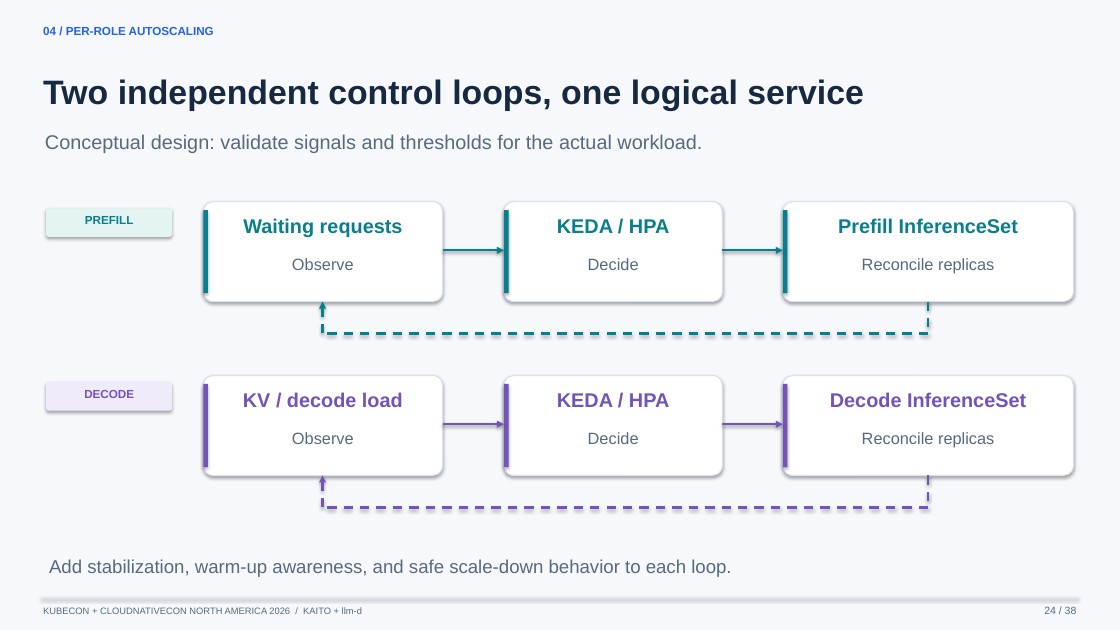
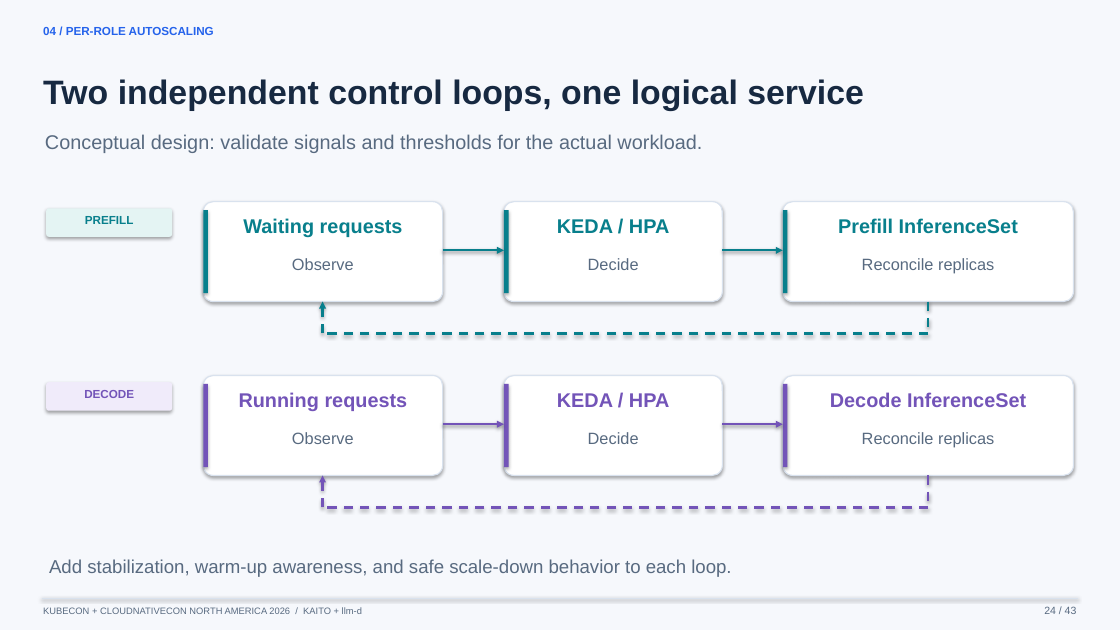
Before and after one commit to andyzhangx/demo, a slide deck: slide 24 of llm/kubecon-na-2026-pd-disaggregation.pptx. Drawn at 1120x630 pixels with LibreOffice and Linux fonts; fonts in the diff are those of the drawing. Boxes give left, top, right and bottom in pixels: in the first picture for what was removed or moved away, otherwise in the second. Text is boxed around its words. In the diff, an @@ line names an element or a change of style, - is before the commit and + after.

```diff
--- a/llm/kubecon-na-2026-pd-disaggregation.pptx
+++ b/llm/kubecon-na-2026-pd-disaggregation.pptx
@@ text at (239, 392, 408, 411): text changed @@
-KV / decode load
+Running requests
@@ text at (1044, 606, 1077, 614): text changed @@
-24 / 38
+24 / 43
```
Also in this commit, not shown: 37 other slides changed, 5 slides added, 3 other files.
